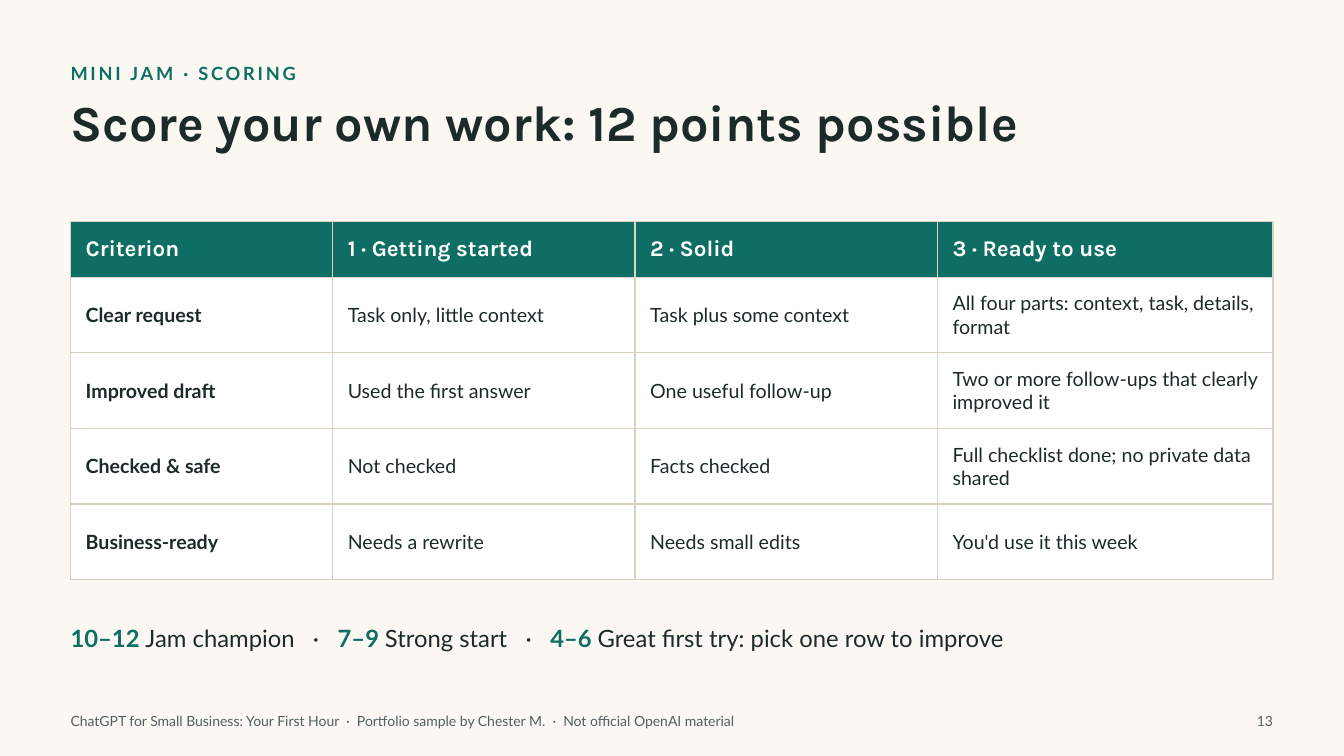
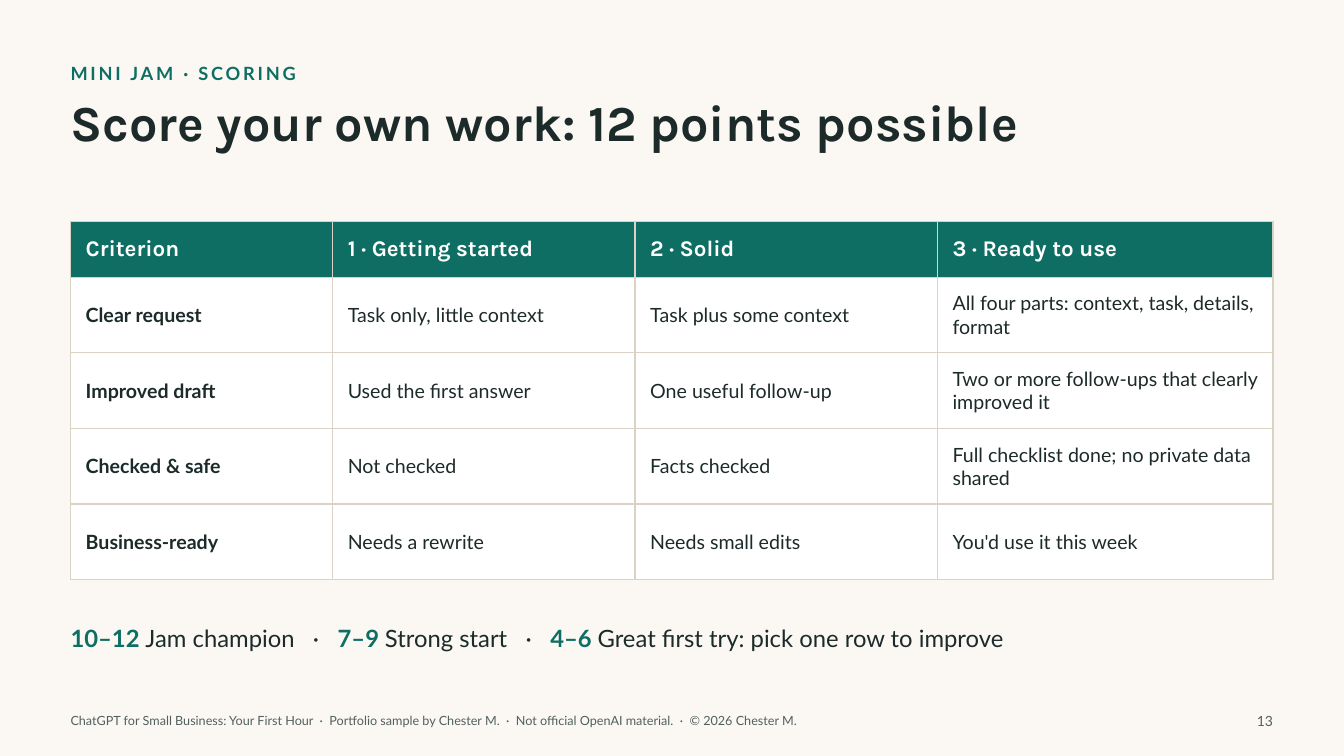
Before and after one commit to ceemane/cm-portfolio, a slide deck: slide 13 of public/portfolio-samples/chatgpt-for-small-business-workshop-deck.pptx. Drawn at 1344x756 pixels with LibreOffice and Linux fonts; fonts in the diff are those of the drawing. Boxes give left, top, right and bottom in pixels: in the first picture for what was removed or moved away, otherwise in the second. Text is boxed around its words. In the diff, an @@ line names an element or a change of style, - is before the commit and + after.

```diff
--- a/public/portfolio-samples/chatgpt-for-small-business-workshop-deck.pptx
+++ b/public/portfolio-samples/chatgpt-for-small-business-workshop-deck.pptx
@@ text at (x1=71, y1=715, x2=797, y2=727): text changed; size 10 to 9 pt @@
-ChatGPT for Small Business: Your First Hour · Portfolio sample by Chester M. · Not official OpenAI material
+ChatGPT for Small Business: Your First Hour · Portfolio sample by Chester M. · Not official OpenAI material. · © 2026 Chester M.
```
Also in this commit, not shown: 14 other slides changed, 3 other files.
